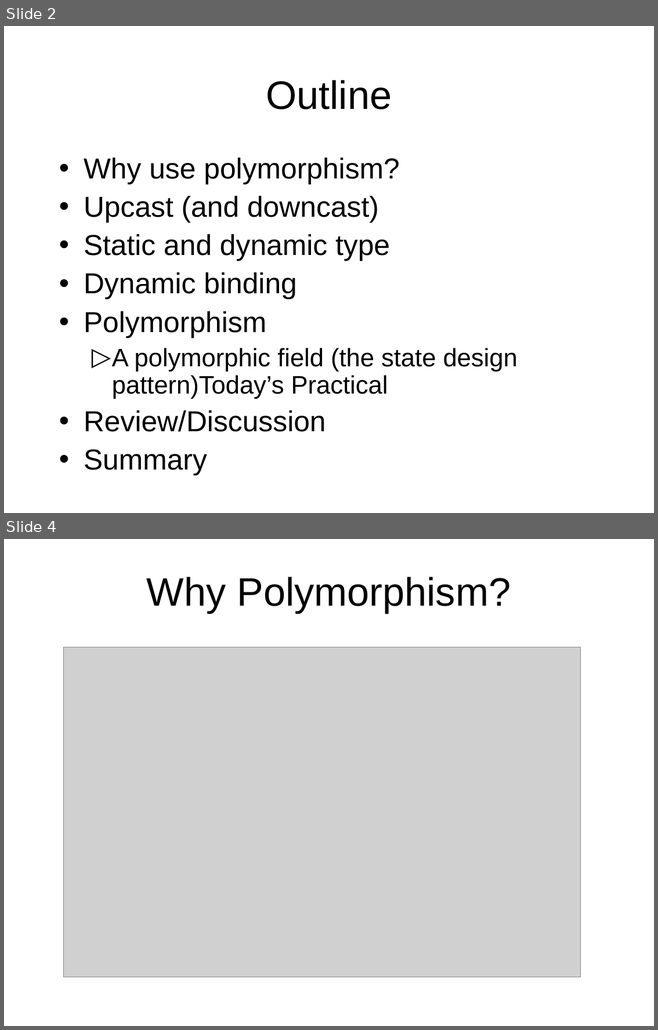
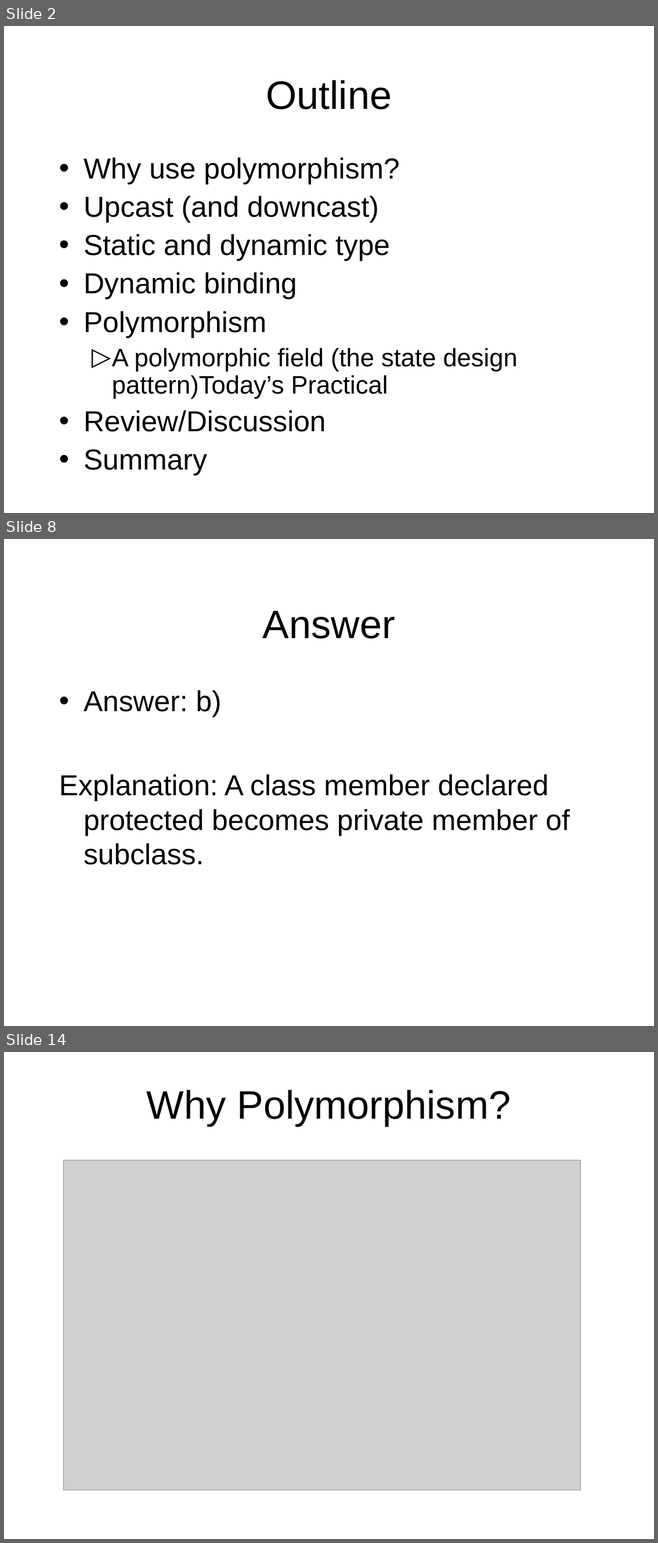
Before and after one commit to octaviordz/zjnu2017.github.io, a slide deck: OOP/lectures/050--Polymorphism.ppt. Shown one above the other, each under a label of ours: slides 2 and 4 before the commit, slides 2, 8 and 14 after it; the slides between them are not shown. The pictures are 658x1030 and 658x1543 pixels, drawn with LibreOffice and Linux fonts; fonts in the diff are those of the drawing; grey boxes stand for pictures. Boxes give left, top, right and bottom in pixels: in the first picture for what was removed or moved away, otherwise in the second. Text is boxed around its words. In the diff, an @@ line names an element or a change of style, - is before the commit and + after.

```diff
--- a/OOP/lectures/050--Polymorphism.ppt
+++ b/OOP/lectures/050--Polymorphism.ppt
@@ slide 8 added at <box>4,539,654,1026</box>, background #FFFFFF @@
@@ title added at <box>263,611,395,639</box>, 44 pt, text #000000 @@
+Answer
@@ text added at <box>59,690,569,865</box>, 32 pt, text #000000 @@
+• Answer: b)
+Explanation: A class member declared protected becomes private member of subclass.
@@ what was slide 4 is now slide 14 @@
```
Also in this commit, not shown: 9 slides changed, 19 other slides added, 2 other files.
